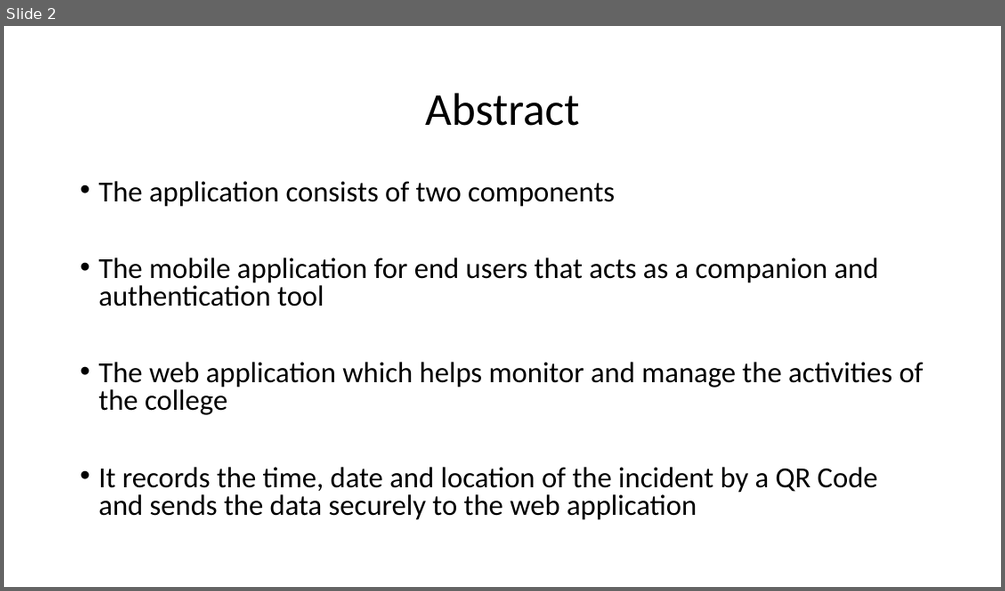
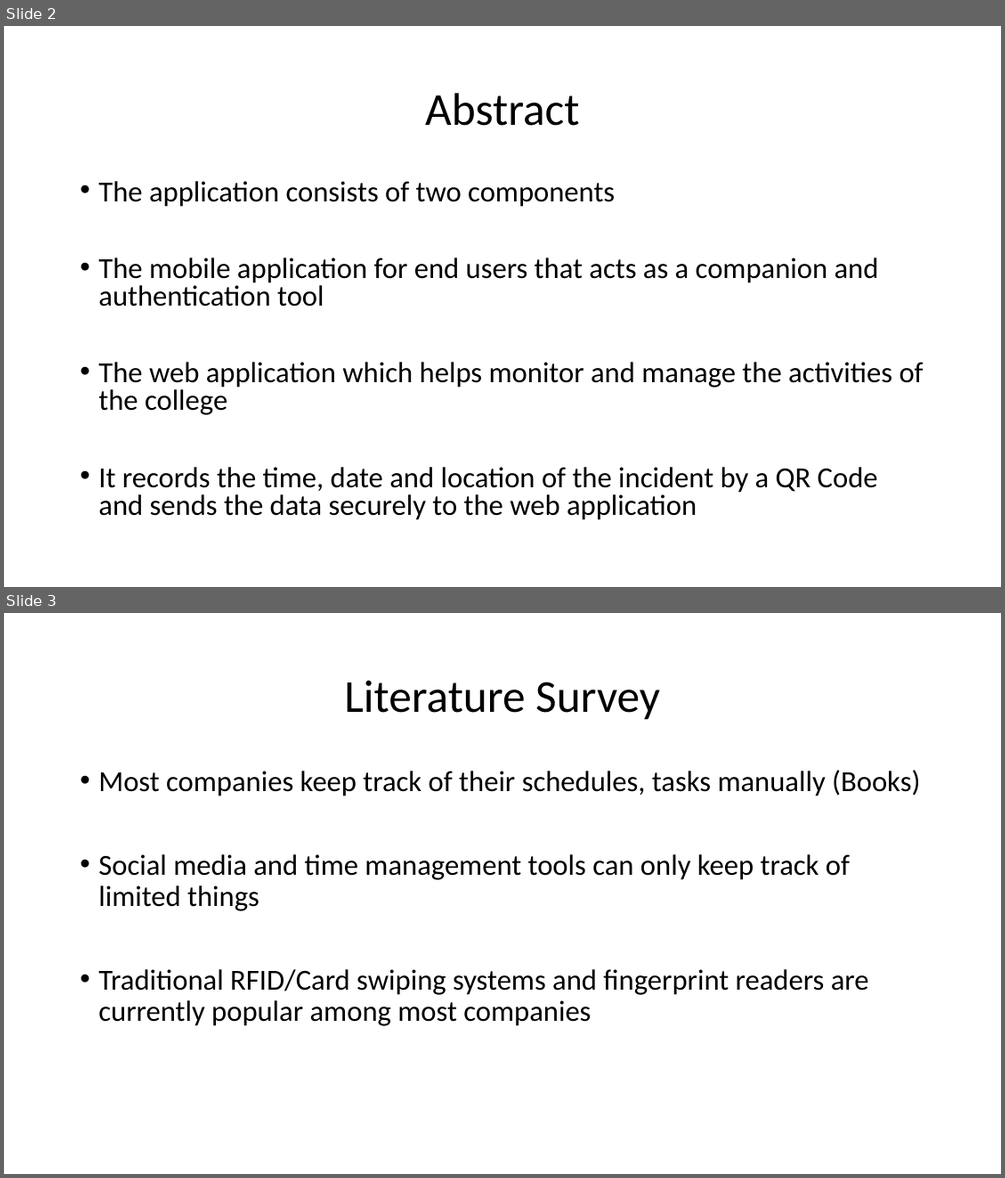
Before and after one commit to pesumca/vibhaag, a slide deck: docs/second_presentation/Vibhaag - Second Presentation.pptx. Shown one above the other, each under a label of ours: slide 2 before the commit, slides 2 and 3 after it. The pictures are 1005x591 and 1005x1178 pixels, drawn with LibreOffice and Linux fonts; fonts in the diff are those of the drawing. Boxes give left, top, right and bottom in pixels: in the first picture for what was removed or moved away, otherwise in the second. Text is boxed around its words. In the diff, an @@ line names an element or a change of style, - is before the commit and + after.

```diff
--- a/docs/second_presentation/Vibhaag - Second Presentation.pptx
+++ b/docs/second_presentation/Vibhaag - Second Presentation.pptx
@@ slide 3 added at <box>4,613,1001,1174</box>, background #FFFFFF @@
@@ title added at <box>344,680,660,720</box>, 44 pt, text #000000 @@
+Literature Survey
@@ text added at <box>98,770,920,1026</box>, 28 pt, text #000000 @@
+• Most companies keep track of their schedules, tasks manually (Books)
+• Social media and time management tools can only keep track of limited things
+• Traditional RFID/Card swiping systems and fingerprint readers are currently popular among most companies
```
Also in this commit, not shown: 3 slides changed, 3 other slides added, 1 slide removed, 6 other files.
